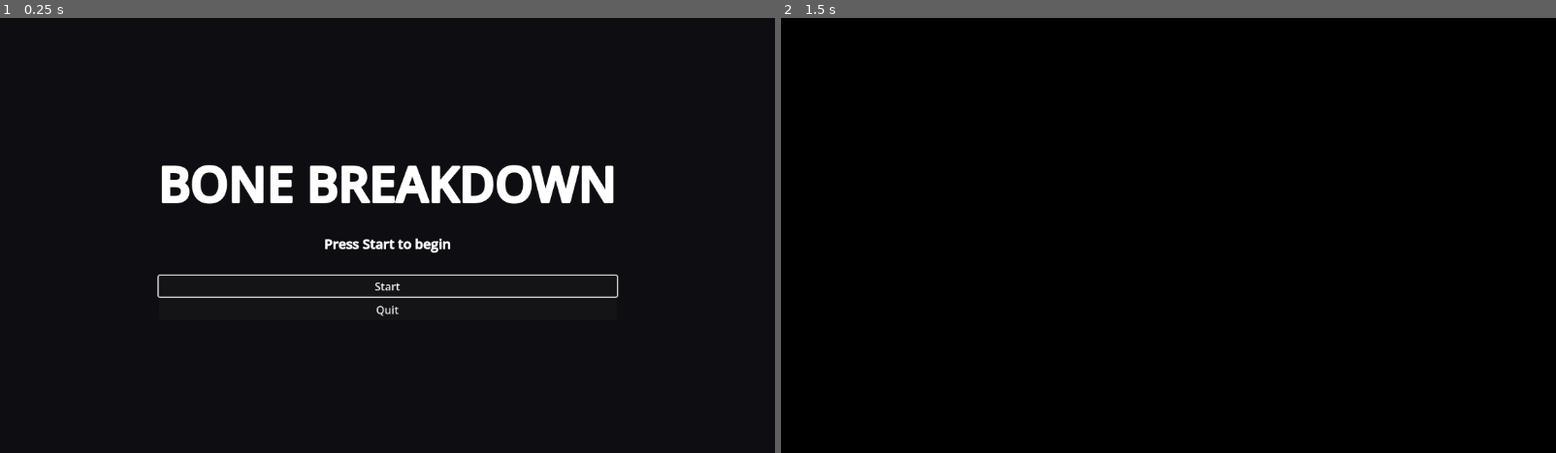
Above: before the commit, frames 1-2 (left to right).
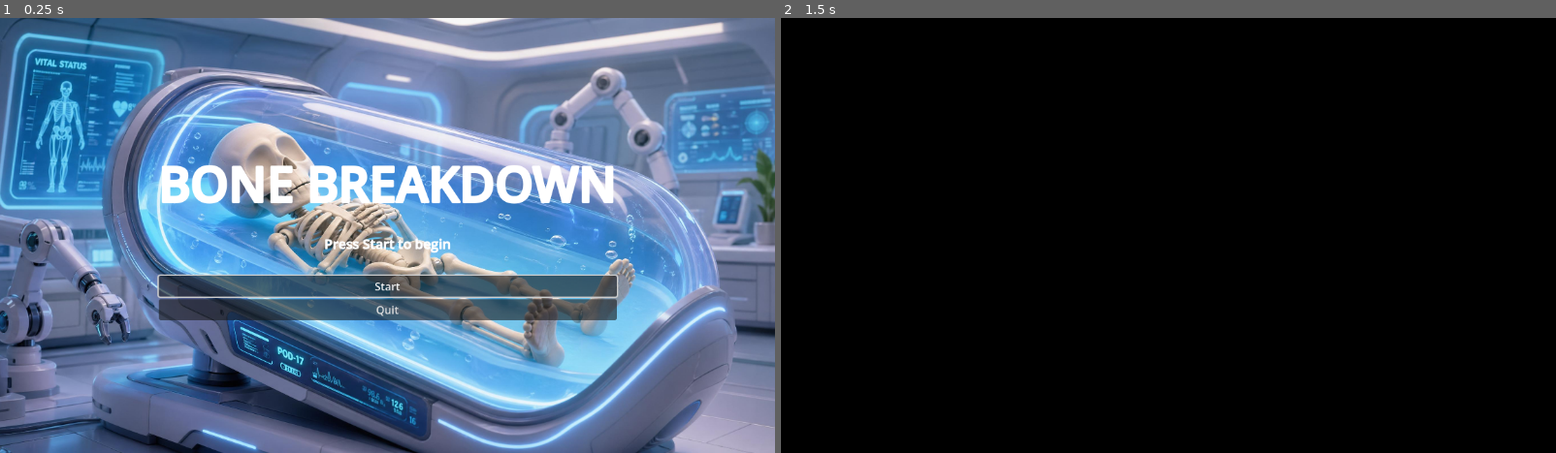
Above: after the commit, the same moments.

Repository: amarti95/Bone-Breakdown
Game: Godot game, scene res://scenes/MainMenu.tscn
Same seed, same stepped clock (60 frames per second), same inputs: the game is played once before the commit and once after it. Video files are missing from this copy of the repository; at most half a second of black plays in their place.
Inputs:
- Up to frame 1 (0.25 s): no input
- Up to frame 2 (1.5 s): click "Start" at 0.5 s; tap Enter at 1.25 s; hold D (qte_right) from 1.28 s (still down); tap E (qte_action) at 1.35 s

The runs differ from the first frame. In frame 1, 96% of the frame differs, in the area x 0-100%, y 0-100%; in frame 2, nothing differs.

Commit message:
Menu background

Diff:
--- a/scenes/MainMenu.tscn
+++ b/scenes/MainMenu.tscn
@@ -1,6 +1,7 @@
 [gd_scene format=3 uid="uid://c0m1d1mau0m3n"]
 
 [ext_resource type="Script" path="res://scripts/MainMenu.gd" id="1_menu"]
+[ext_resource type="Texture2D" path="res://Main Menu Background.jpg" id="2_bg"]
 
 [sub_resource type="Theme" id="Theme_1"]
 
@@ -30,6 +31,18 @@
 grow_horizontal = 2
 grow_vertical = 2
 color = Color(0.05, 0.05, 0.07, 1)
+
+[node name="BackgroundImage" type="TextureRect" parent="."]
+layout_mode = 1
+anchors_preset = 15
+anchor_right = 1.0
+anchor_bottom = 1.0
+grow_horizontal = 2
+grow_vertical = 2
+mouse_filter = 2
+texture = ExtResource("2_bg")
+expand_mode = 1
+stretch_mode = 6
 
 [node name="Content" type="VBoxContainer" parent="."]
 layout_mode = 1
Binary file added: Main Menu Background.jpg
Not shown, added: Main Menu Background.jpg.import
